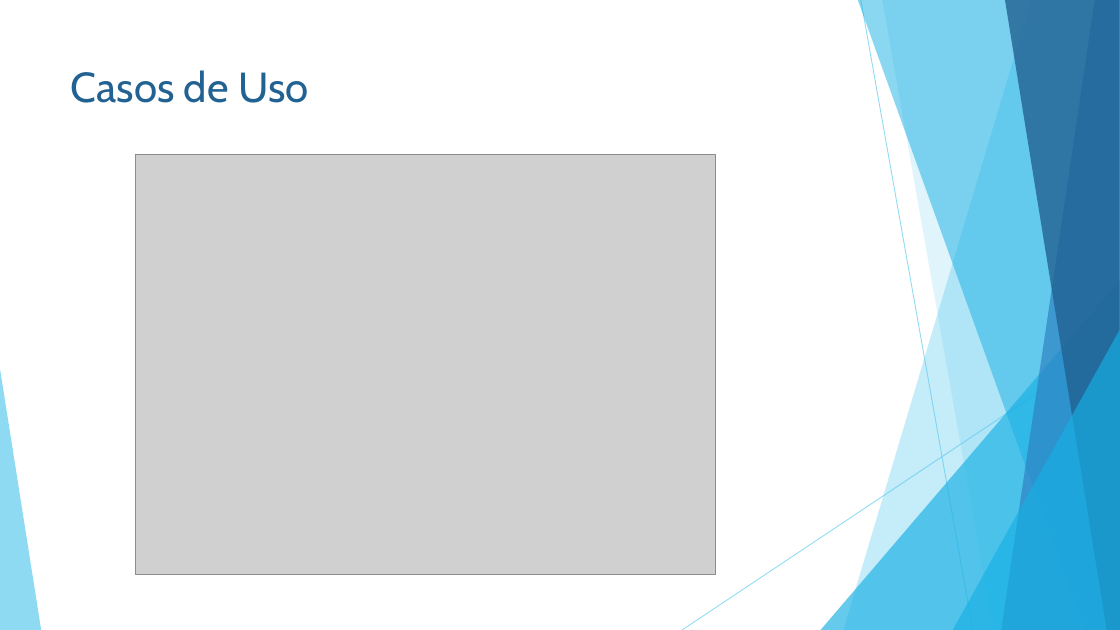
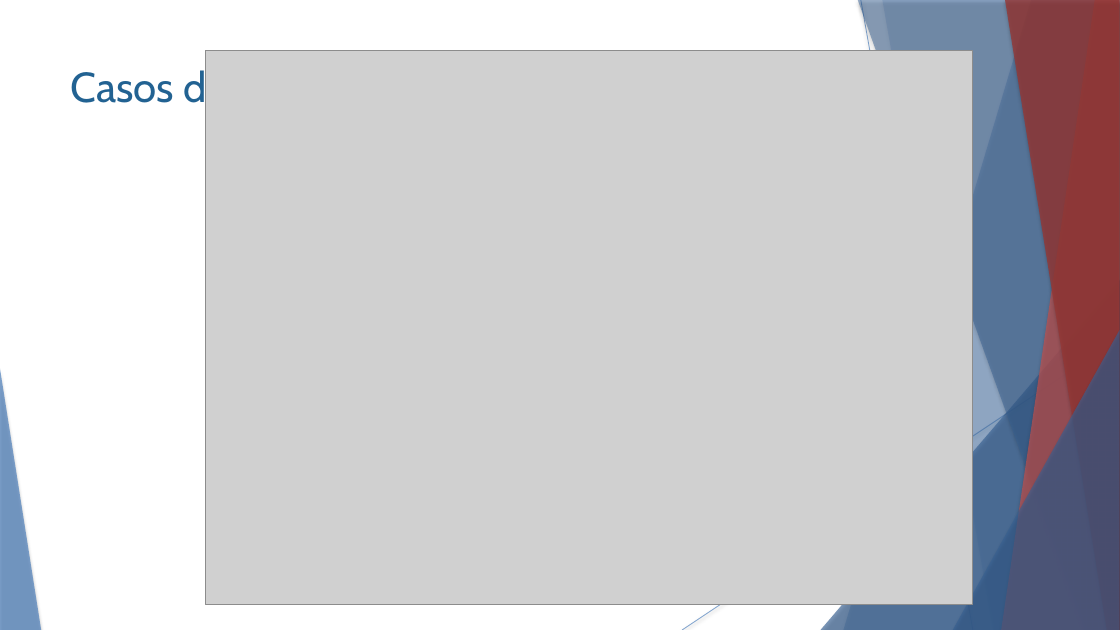
Before and after one commit to JulioMh/ChangeYourCity, a slide deck: slide 4 of 7_Presentacion/Presentacion.pptx. Drawn at 1120x630 pixels with LibreOffice and Linux fonts; fonts in the diff are those of the drawing; grey boxes stand for pictures; background and template pictures are left out. Boxes give left, top, right and bottom in pixels: in the first picture for what was removed or moved away, otherwise in the second. Text is boxed around its words. In the diff, an @@ line names an element or a change of style, - is before the commit and + after.

```diff
--- a/7_Presentacion/Presentacion.pptx
+++ b/7_Presentacion/Presentacion.pptx
@@ freeform shape at (844,0,1120,630): fill #5FCBEF at 36% opacity to #4F81BD at 36% opacity; shadow on @@
@@ freeform shape at (858,0,1120,630): fill #17B0E4 at 50% opacity to #376092 at 50% opacity; shadow on @@
@@ line (861, 0) - (973, 630): stroke #5FCBEF 0.75 pt to #4F81BD 0.74 pt @@
@@ freeform shape at (882,0,1120,630): fill #5FCBEF at 20% opacity to #4F81BD at 20% opacity; shadow on; outline redrawn @@
@@ freeform shape at (1002,0,1120,630): fill #2E83C3 at 70% opacity to #C0504D at 70% opacity; shadow on @@
@@ freeform shape at (1005,0,1120,630): fill #226292 at 80% opacity to #953735 at 80% opacity; shadow on @@
@@ picture added at (205,50,972,605) @@
@@ picture removed at (135,155,716,574) @@
@@ triangle at (821,280,1120,630): fill #17B0E4 at 66% opacity to #376092 at 66% opacity; shadow on @@
@@ line (1120, 339) - (682, 630): stroke #5FCBEF 0.75 pt to #4F81BD 0.74 pt @@
@@ triangle at (953,330,1120,630): fill #17B0E4 at 66% opacity to #376092 at 66% opacity; shadow on @@
@@ triangle at (0,369,41,630): fill #5FCBEF at 70% opacity to #4F81BD at 70% opacity; shadow on @@
```
Also in this commit, not shown: 6 other slides changed, 1 slide added, 1 slide removed.
